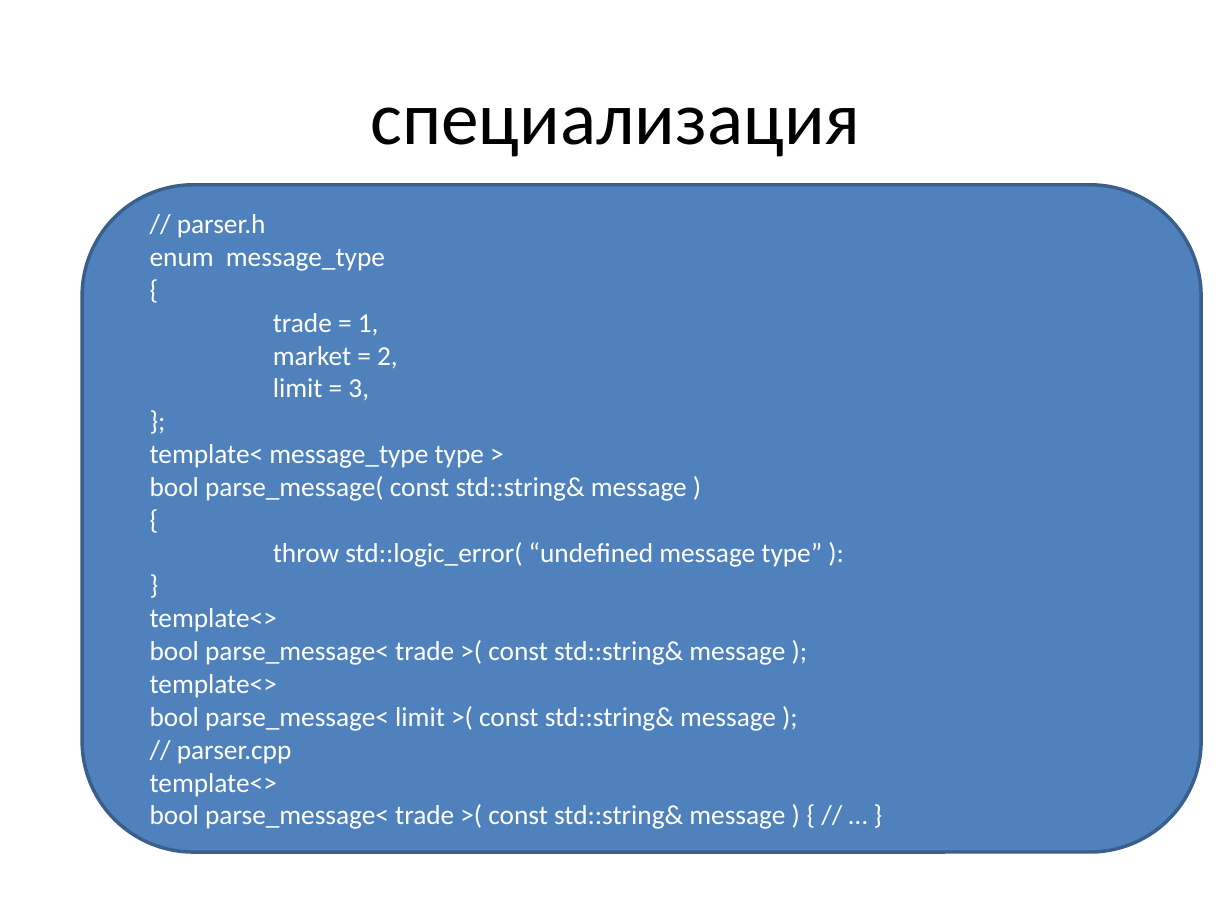
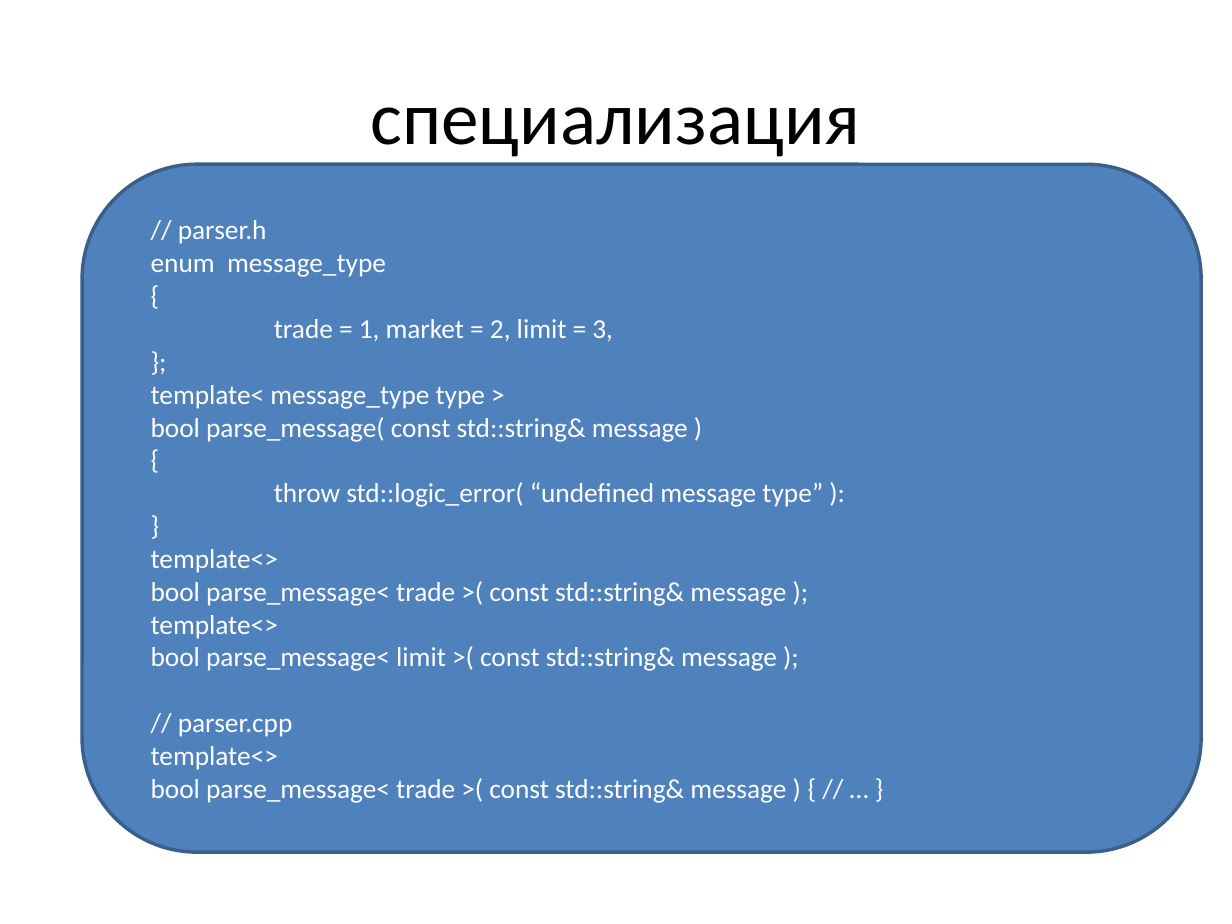
Before and after one commit to tscherkas/cpp_craft_1013, a slide deck: slide 17 of lections/cpp_craft_lec_5_pre.pptx. Drawn at 1232x924 pixels with LibreOffice and Linux fonts; fonts in the diff are those of the drawing. Boxes give left, top, right and bottom in pixels: in the first picture for what was removed or moved away, otherwise in the second. Text is boxed around its words. In the diff, an @@ line names an element or a change of style, - is before the commit and + after.

```diff
--- a/lections/cpp_craft_lec_5_pre.pptx
+++ b/lections/cpp_craft_lec_5_pre.pptx
@@ rounded rectangle "// parser.h" resized from (x1=83, y1=185, x2=1201, y2=853) to (x1=83, y1=164, x2=1201, y2=851) @@
@@ text in rounded rectangle at (x1=274, y1=319, x2=613, y2=342): text changed @@
-trade = 1,
-market = 2,
-limit = 3,
+trade = 1, market = 2, limit = 3,
```
Also in this commit, not shown: 8 other slides changed, 4 other files.
